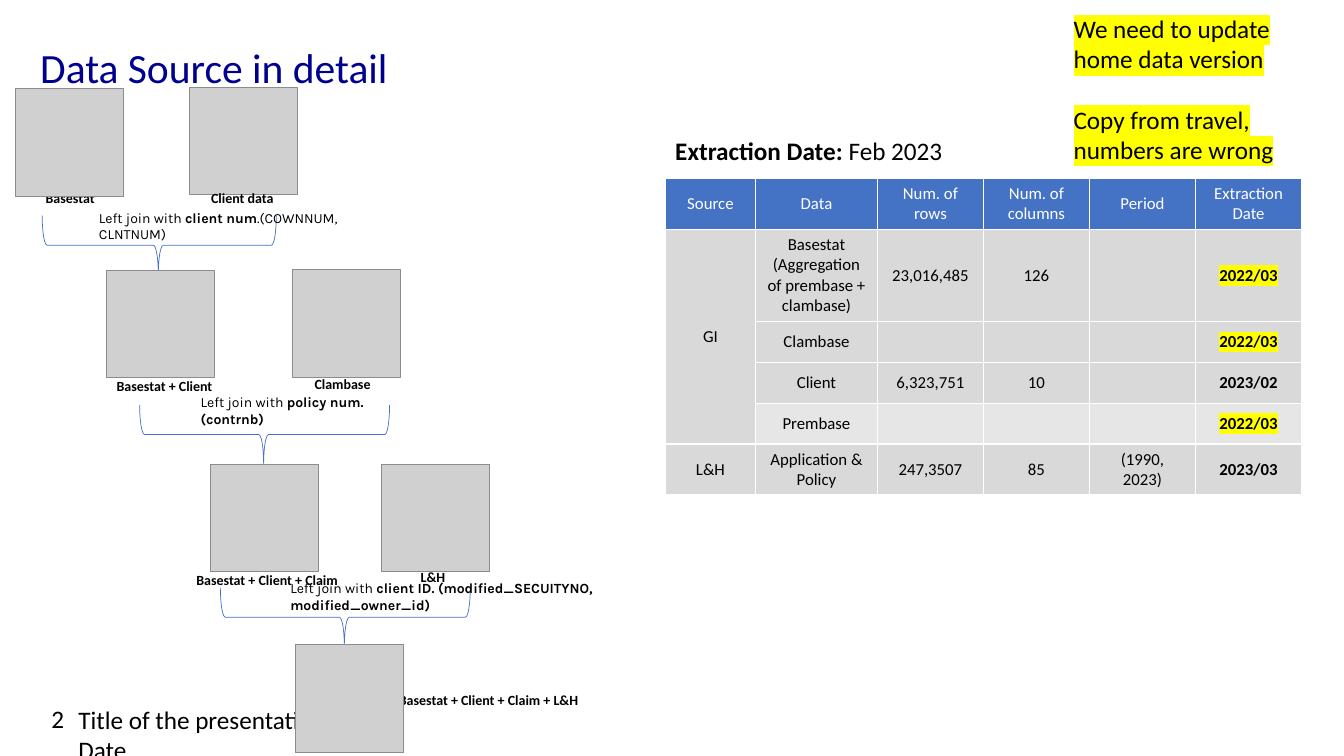
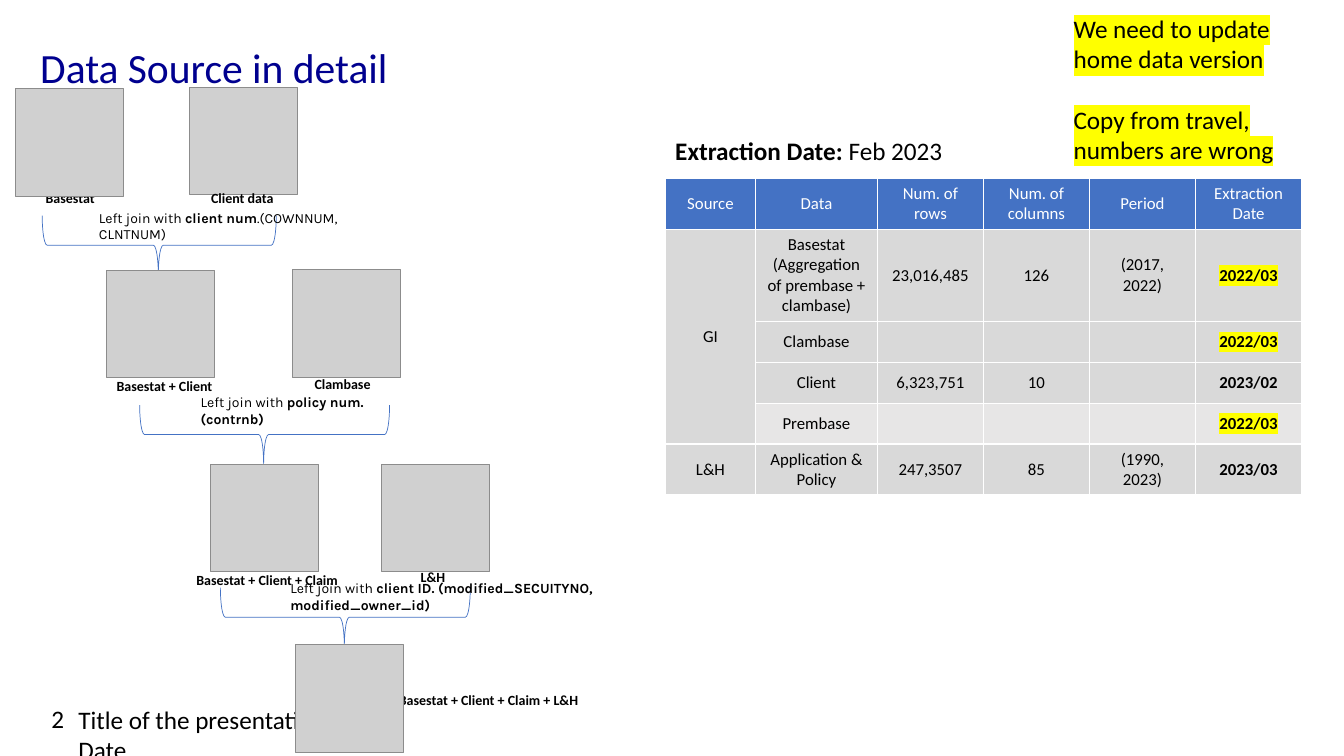
Before and after one commit to ithiria894/FateAi, a slide deck: slide 2 of DATAS/202303 GI Home EDA.pptx. Drawn at 1344x756 pixels with LibreOffice and Linux fonts; fonts in the diff are those of the drawing; grey boxes stand for pictures; background and template pictures are left out. Boxes give left, top, right and bottom in pixels: in the first picture for what was removed or moved away, otherwise in the second. Text is boxed around its words. In the diff, an @@ line names an element or a change of style, - is before the commit and + after.

```diff
--- a/DATAS/202303 GI Home EDA.pptx
+++ b/DATAS/202303 GI Home EDA.pptx
@@ table at (665, 178, 1302, 493) @@
-row 2, column 5: 
+row 2, column 5: (2017, 2022)
```
Also in this commit, not shown: 3 other files.
